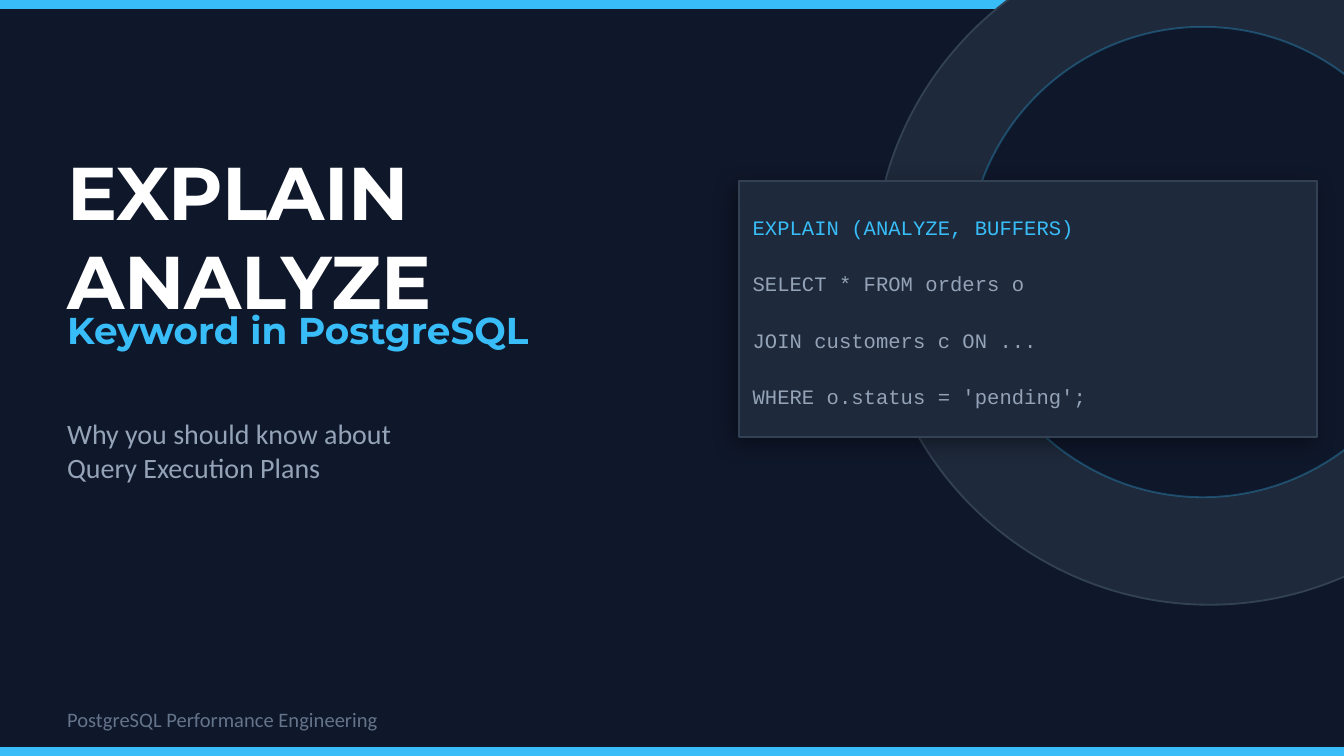
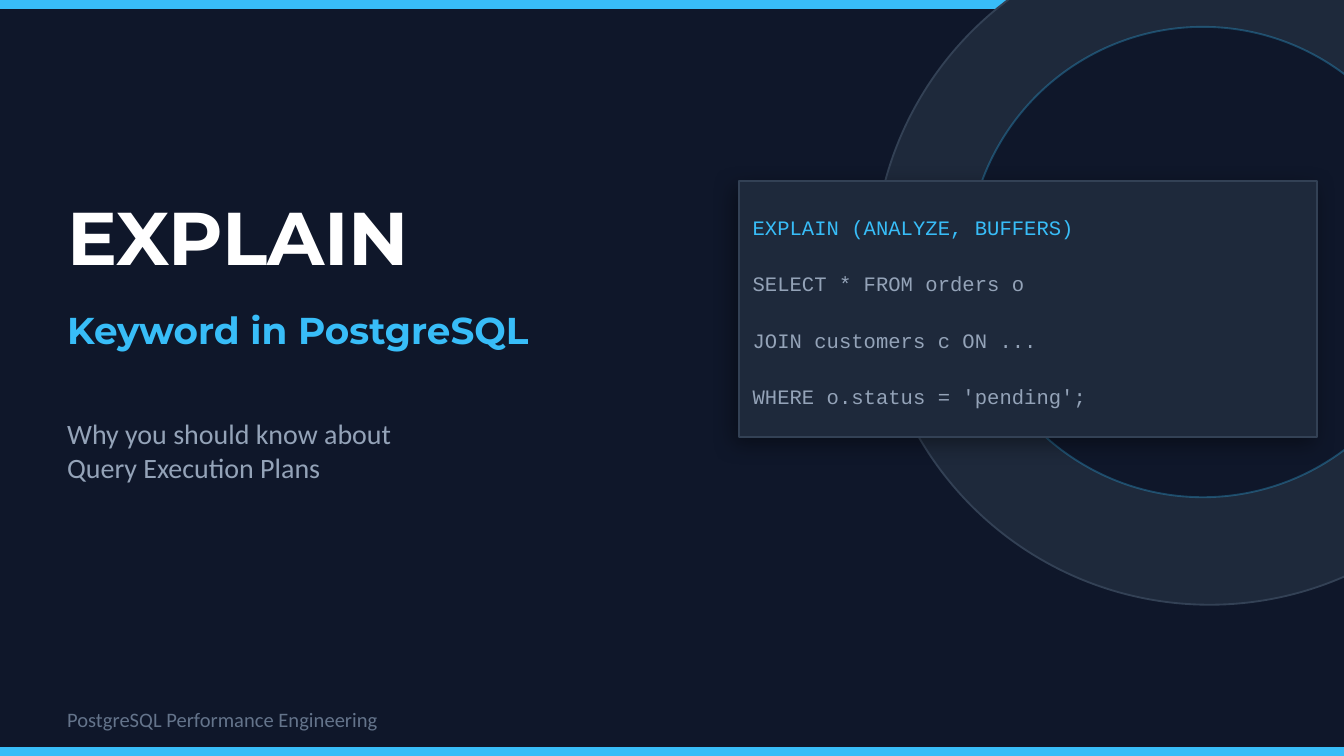
Before and after one commit to ntbanit/technical_sharing, a slide deck: slide 1 of 20260522_pg_explain/[slide] Explain in PostgreSQL.pptx. Drawn at 1344x756 pixels with LibreOffice and Linux fonts; fonts in the diff are those of the drawing. Boxes give left, top, right and bottom in pixels: in the first picture for what was removed or moved away, otherwise in the second. Text is boxed around its words. In the diff, an @@ line names an element or a change of style, - is before the commit and + after.

```diff
--- a/20260522_pg_explain/[slide] Explain in PostgreSQL.pptx
+++ b/20260522_pg_explain/[slide] Explain in PostgreSQL.pptx
@@ text at box(67, 212, 409, 265): text changed @@
-EXPLAIN ANALYZE
+EXPLAIN
```
Also in this commit, not shown: 38 other files.
